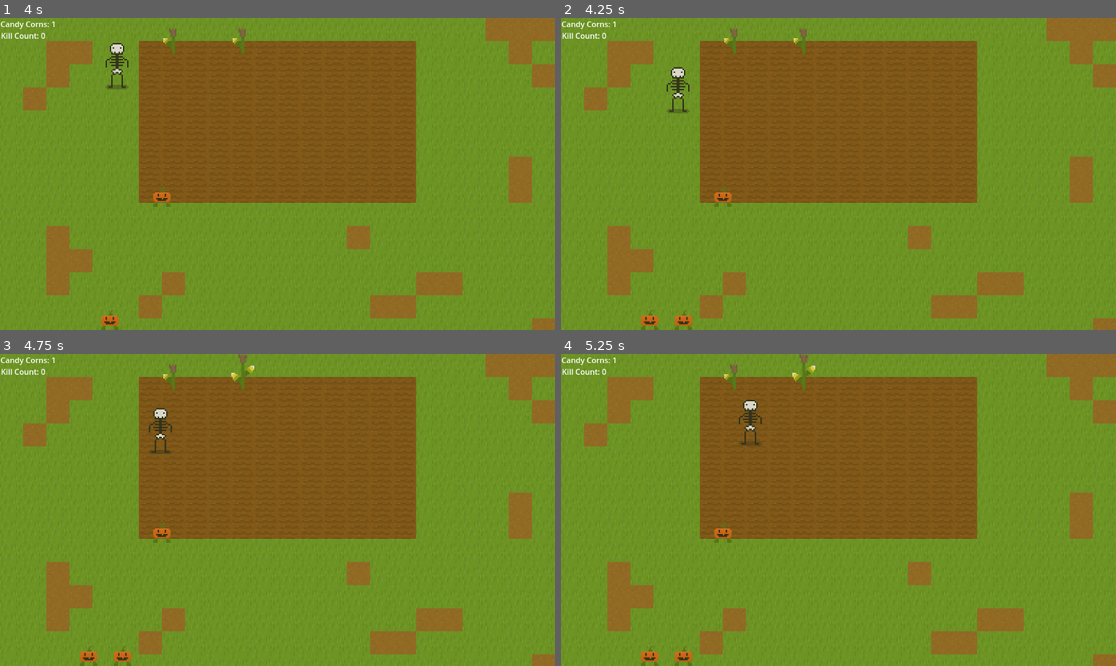
Above: before the commit, frames 1-4 (two rows, left to right).
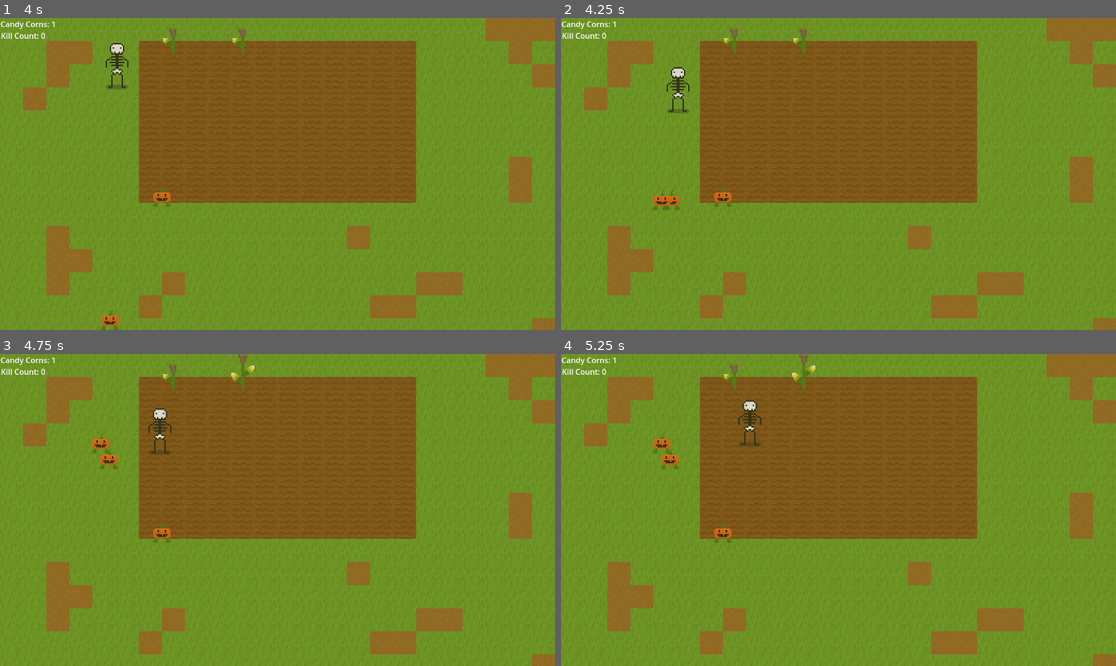
Above: after the commit, the same moments.

Repository: sjhayden/Super-Simple-Spooky-Seed-Simulator
Game: Godot game, scene res://Scenes/world.tscn
Two runs of this game, one before a commit and one after it. Both use one fixed random seed, a clock stepped at 60 frames per second and the inputs below.
Inputs:
- Up to frame 1 (4 s): tap Enter at 0.5, 2 s; hold Up (up) 0.53-2.03 s; tap K (attack) at 0.6, 2.1, 3.6 s; tap Space at 1.25 s; tap J (plant_harvest) at 1.35, 2.85 s; hold Left (left) 2.03-3.53 s; hold Down (down) from 3.53 s (still down)
- Up to frame 2 (4.25 s): keep holding Down (down)
- Up to frame 3 (4.75 s): release Down (down) at 4.28 s; hold Right (right) from 4.28 s (still down); tap J (plant_harvest) at 4.35 s
- Up to frame 4 (5.25 s): release Right (right) at 5.03 s; hold Up (up) from 5.03 s (still down); tap K (attack) at 5.1 s

Frame 1 is identical in both runs. In frame 2, 0.4% of the frame differs, in the area x 14-24%, y 55-100%; in frame 3, 0.6%; in frame 4, 0.6%, in the area x 14-37%, y 14-100%.

Commit message:
smaller hitboxes
so it feels like you're standing upright

Diff:
--- a/super-simple-spooky-seed-simulator/Scenes/jack_o_lantern.tscn
+++ b/super-simple-spooky-seed-simulator/Scenes/jack_o_lantern.tscn
@@ -4,7 +4,7 @@
 [ext_resource type="Texture2D" uid="uid://dsmsgbpjsmdm0" path="res://Assets/SpriteSheet16x16.png" id="2_wb8q7"]
 
 [sub_resource type="CapsuleShape2D" id="CapsuleShape2D_g4ax6"]
-radius = 6.0
+radius = 3.0
 height = 16.0
 
 [sub_resource type="AtlasTexture" id="AtlasTexture_g4ax6"]
@@ -55,7 +55,7 @@
 script = ExtResource("1_giqco")
 
 [node name="CollisionShape2D" type="CollisionShape2D" parent="."]
-position = Vector2(0, -6)
+position = Vector2(0, -3)
 rotation = 1.5707964
 shape = SubResource("CapsuleShape2D_g4ax6")
 
--- a/super-simple-spooky-seed-simulator/Scenes/player.tscn
+++ b/super-simple-spooky-seed-simulator/Scenes/player.tscn
@@ -109,8 +109,8 @@
 }]
 
 [sub_resource type="CapsuleShape2D" id="CapsuleShape2D_6t5aa"]
-radius = 8.0
-height = 32.0
+radius = 3.0
+height = 16.0
 
 [sub_resource type="CapsuleShape2D" id="CapsuleShape2D_cvnsp"]
 radius = 14.0
@@ -126,7 +126,8 @@
 animation = &"walk_down"
 
 [node name="CollisionShape2D" type="CollisionShape2D" parent="."]
-position = Vector2(0, -16)
+position = Vector2(0, -1)
+rotation = 1.5707964
 shape = SubResource("CapsuleShape2D_6t5aa")
 
 [node name="DamageZone" type="Area2D" parent="."]
